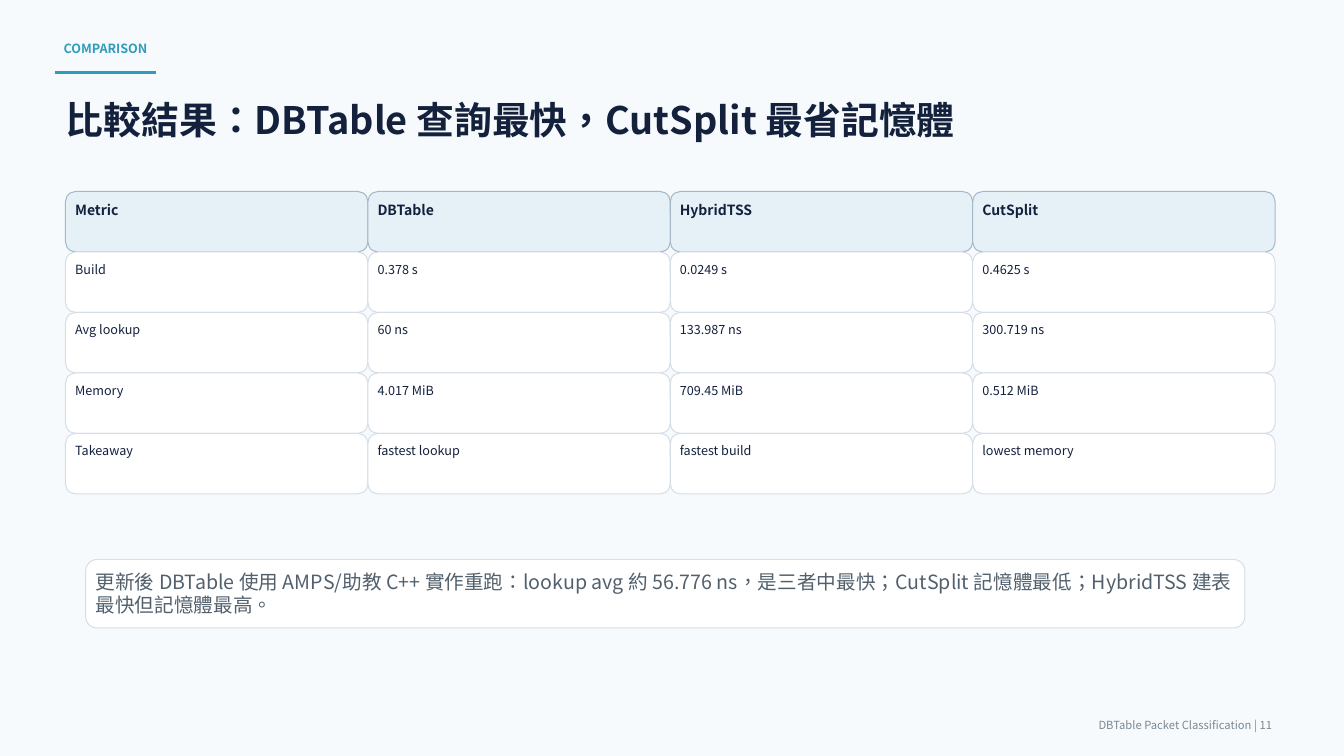
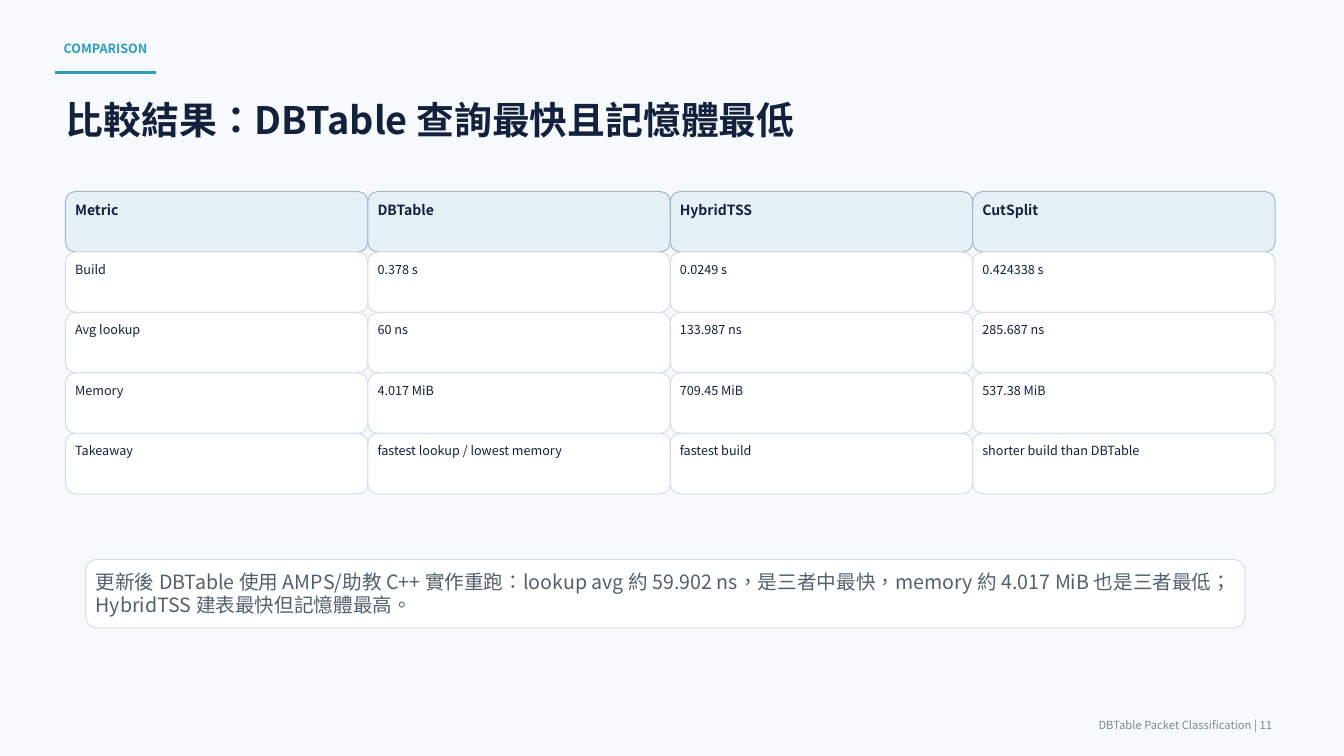
Before and after one commit to eriquechen23-cyl/DBTable-Advanced-Network-Final-Project, a slide deck: slide 11 of deliverables/DBTable_Final_Project_Presentation.pptx. Drawn at 1344x756 pixels with LibreOffice and Linux fonts; fonts in the diff are those of the drawing. Boxes give left, top, right and bottom in pixels: in the first picture for what was removed or moved away, otherwise in the second. Text is boxed around its words. In the diff, an @@ line names an element or a change of style, - is before the commit and + after.

Commit message:
Update CutSplit comparison metrics

```diff
--- a/deliverables/DBTable_Final_Project_Presentation.pptx
+++ b/deliverables/DBTable_Final_Project_Presentation.pptx
@@ text at [66,101,794,138]: text changed @@
-比較結果：DBTable 查詢最快，CutSplit 最省記憶體
+比較結果：DBTable 查詢最快且記憶體最低
@@ text in rounded rectangle at [982,265,1044,274]: text changed @@
-0.4625 s
+0.424338 s
@@ text in rounded rectangle at [982,325,1045,334]: text changed @@
-300.719 ns
+285.687 ns
@@ text in rounded rectangle at [982,385,1046,395]: text changed @@
-0.512 MiB
+537.38 MiB
@@ text in rounded rectangle at [378,445,562,458]: text changed @@
-fastest lookup
+fastest lookup / lowest memory
@@ text in rounded rectangle at [982,445,1140,455]: text changed @@
-lowest memory
+shorter build than DBTable
@@ text in rounded rectangle at [96,572,1231,617]: text changed @@
-更新後 DBTable 使用 AMPS/助教 C++ 實作重跑：lookup avg 約 56.776 ns，是三者中最快；CutSplit 記憶體最低；HybridTSS 建表最快但記憶體最高。
+更新後 DBTable 使用 AMPS/助教 C++ 實作重跑：lookup avg 約 59.902 ns，是三者中最快，memory 約 4.017 MiB 也是三者最低；HybridTSS 建表最快但記憶體最高。
```
Also in this commit, not shown: 6 other files.
